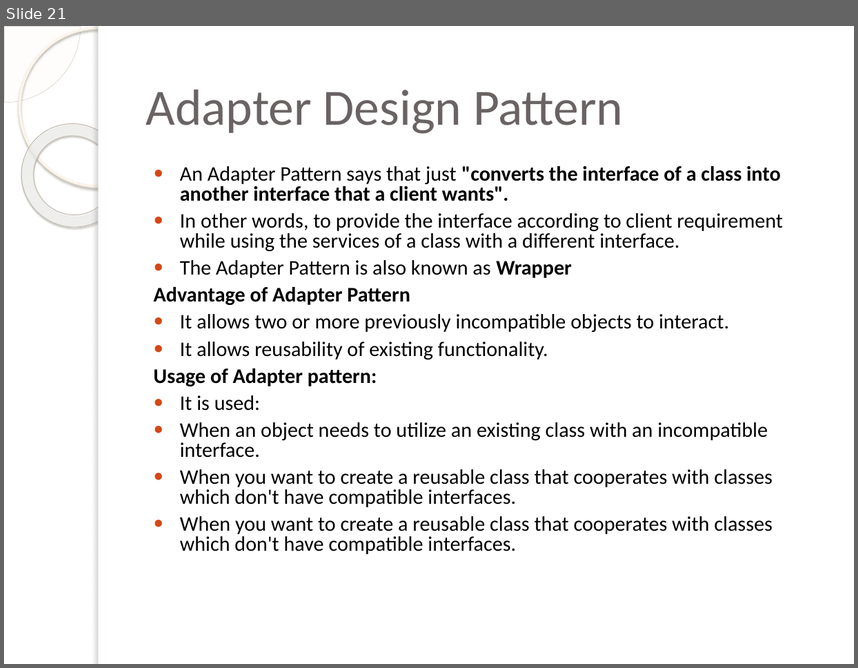
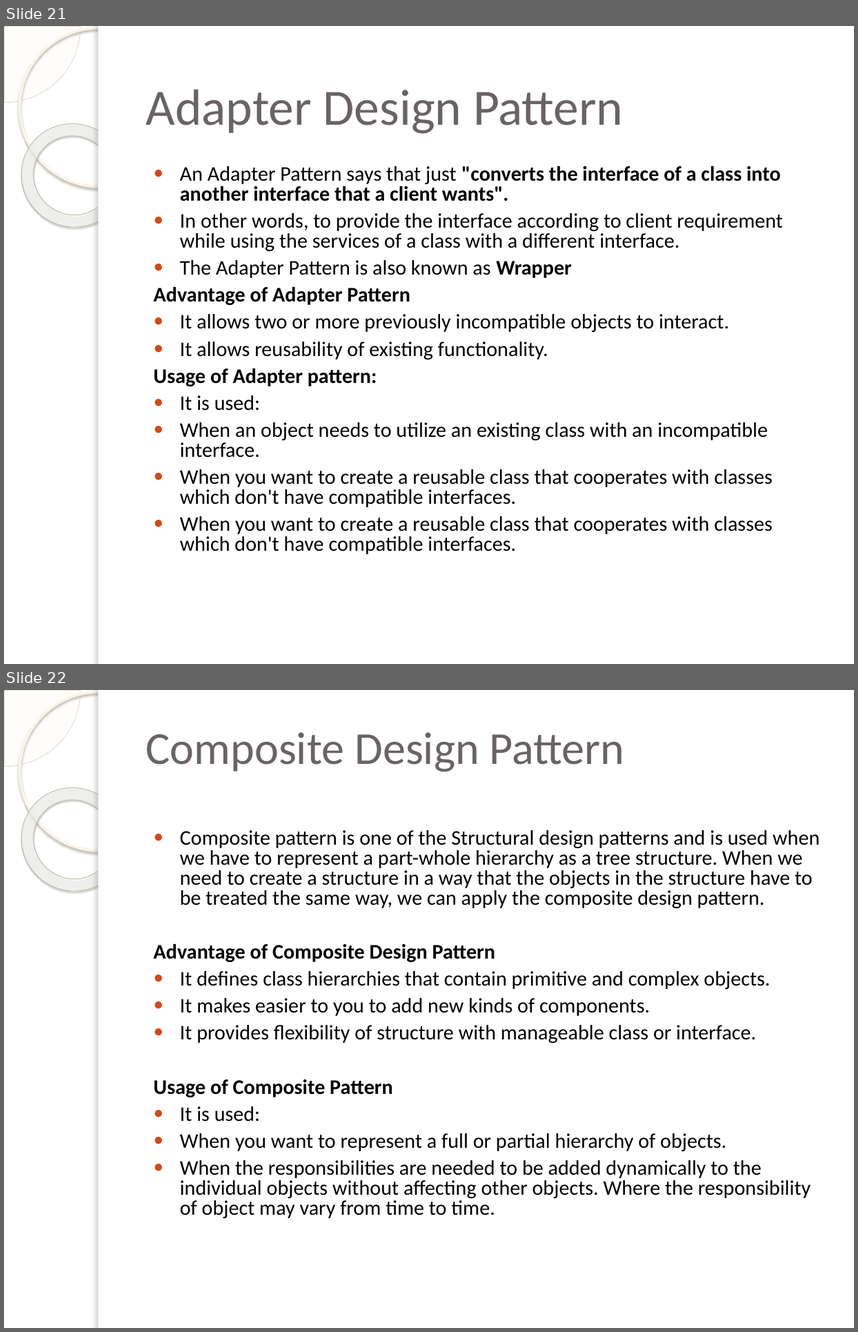
Before and after one commit to pratyusbharimalla/designpattern, a slide deck: design pattern.pptx. Shown one above the other, each under a label of ours: slide 21 before the commit, slides 21 and 22 after it. The pictures are 858x668 and 858x1332 pixels, drawn with LibreOffice and Linux fonts; fonts in the diff are those of the drawing; background and template pictures are left out. Boxes give left, top, right and bottom in pixels: in the first picture for what was removed or moved away, otherwise in the second. Text is boxed around its words. In the diff, an @@ line names an element or a change of style, - is before the commit and + after.

Commit message:
design pattern update

```diff
--- a/design pattern.pptx
+++ b/design pattern.pptx
@@ slide 22 added at [4, 690, 854, 1328], background picture (left out); not listed: 5 template elements that a slide beside it also shows @@
@@ title added at [146, 732, 625, 772], 38.7 pt, text #6A6363 @@
+Composite Design Pattern
@@ text added at [154, 830, 820, 1218], 17.6 pt, text #000000 @@
+● Composite pattern is one of the Structural design patterns and is used when we have to represent a part-whole hierarchy as a tree structure. When we need to create a structure in a way that the objects in the structure have to be treated the same way, we can apply the composite design pattern.
+Advantage of Composite Design Pattern
+● It defines class hierarchies that contain primitive and complex objects.
+● It makes easier to you to add new kinds of components.
+● It provides flexibility of structure with manageable class or interface.
+Usage of Composite Pattern
+● It is used:
+● When you want to represent a full or partial hierarchy of objects.
+● When the responsibilities are needed to be added dynamically to the individual objects without affecting other objects. Where the responsibility of object may vary from time to time.
```
Also in this commit, not shown: 4 slides changed, 11 other slides added, 1 slide removed.
